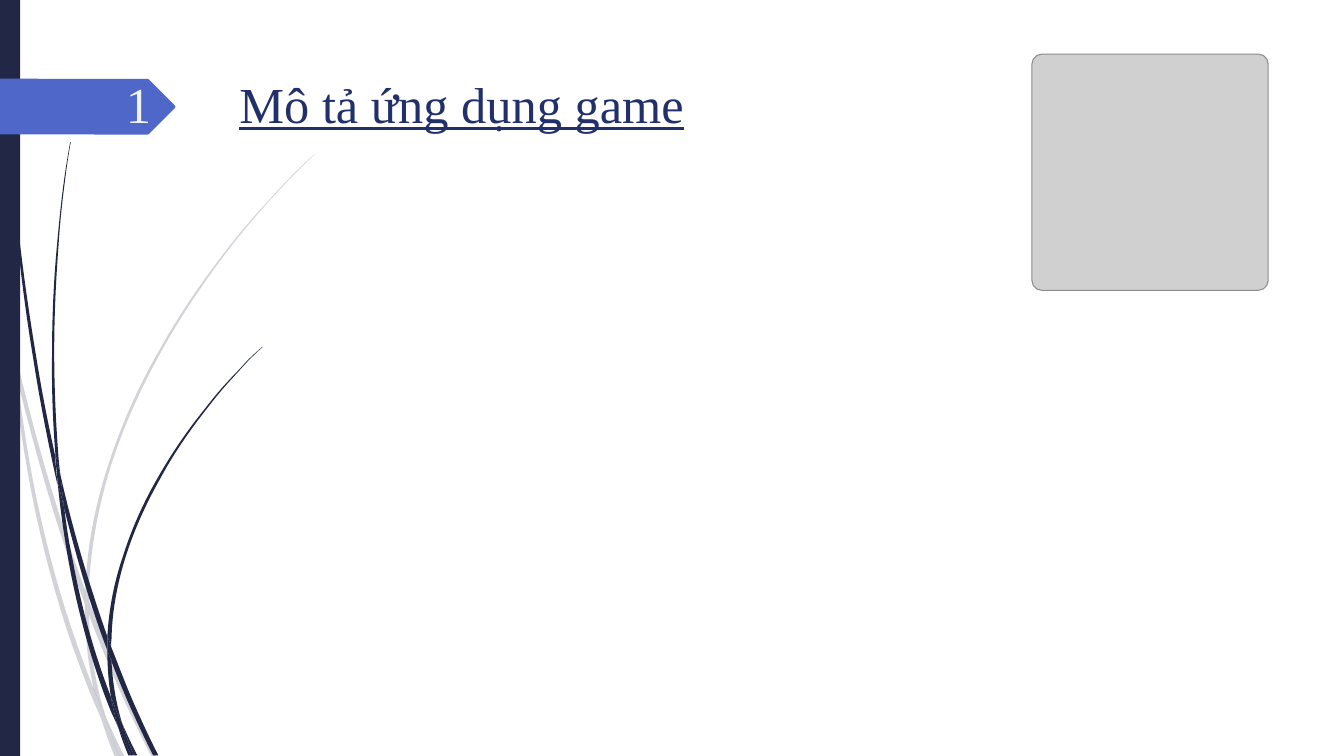
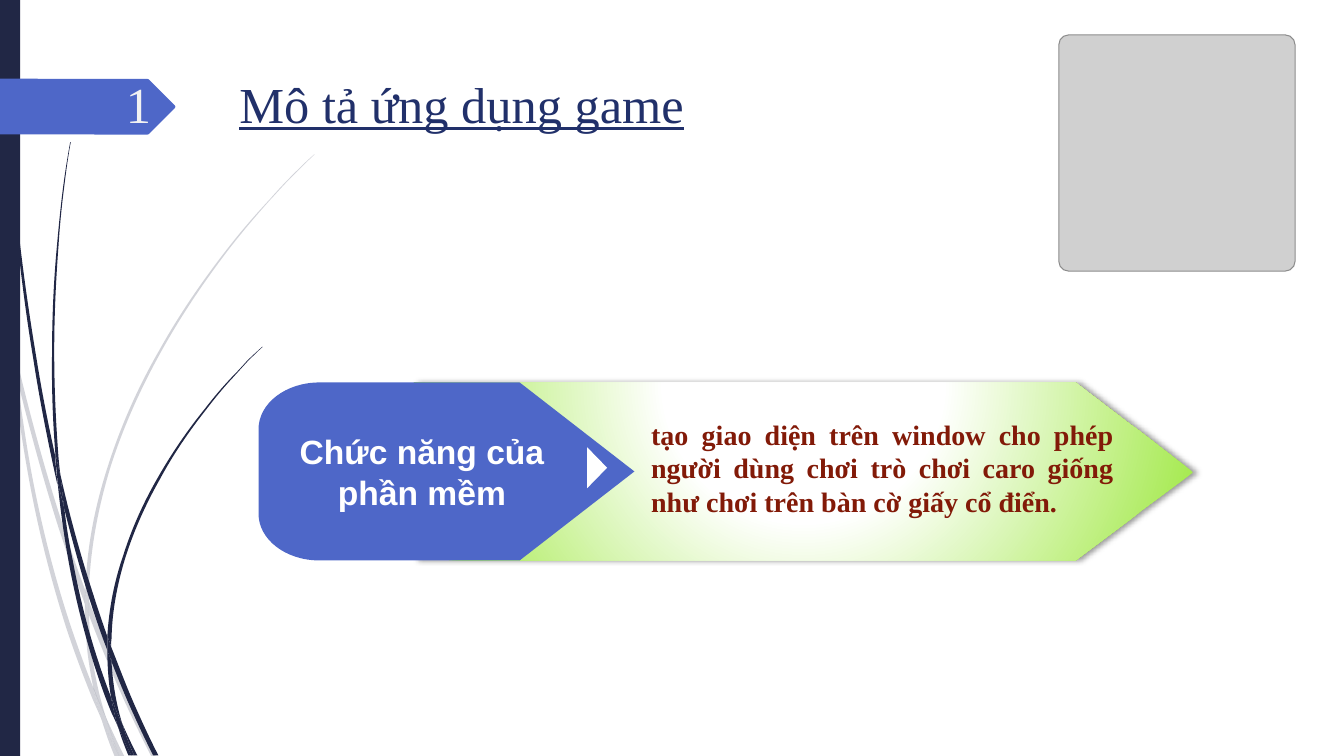
Before and after one commit to 17110144/caro-game-one-player, a slide deck: slide 9 of SLIDE GAME CARO ONE PLAYER.pptx. Drawn at 1344x756 pixels with LibreOffice and Linux fonts; fonts in the diff are those of the drawing; grey boxes stand for pictures; background and template pictures are left out. Boxes give left, top, right and bottom in pixels: in the first picture for what was removed or moved away, otherwise in the second. Text is boxed around its words. In the diff, an @@ line names an element or a change of style, - is before the commit and + after.

```diff
--- a/SLIDE GAME CARO ONE PLAYER.pptx
+++ b/SLIDE GAME CARO ONE PLAYER.pptx
@@ picture: place and size @@
-picture at bbox=[1032, 54, 1268, 290]
+picture at bbox=[1059, 35, 1295, 271]
@@ freeform shape added at bbox=[259, 382, 635, 561], fill #4E67C8 @@
@@ freeform shape added at bbox=[414, 382, 1194, 561], fill gradient #FFFFFF to #A7EA52 @@
@@ text added at bbox=[300, 439, 544, 512], 24 pt, text #FFFFFF, bold @@
+Chức năng của phần mềm
@@ triangle added at bbox=[587, 447, 607, 488], fill #FFFFFF @@
@@ text added at bbox=[651, 425, 1113, 518], 20 pt, text #821A08, bold @@
+tạo giao diện trên window cho phép người dùng chơi trò chơi caro giống như chơi trên bàn cờ giấy cổ điển.
```
Also in this commit, not shown: 1 other slide changed, 3 slides added, 2 other files.
